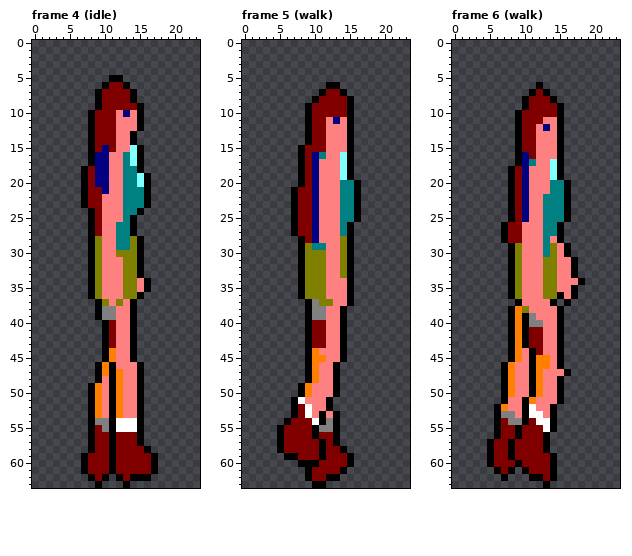
One commit to this pixel-art file: assets/sprites/heroine_cpc_mode0.aseprite. This is how it looked before the edit.
24x64 pixels, 40 frames. Shown: frame 4 (idle), frame 5 (walk), frame 6 (walk). The commit also changed other frames, which this record leaves out.
After the commit:
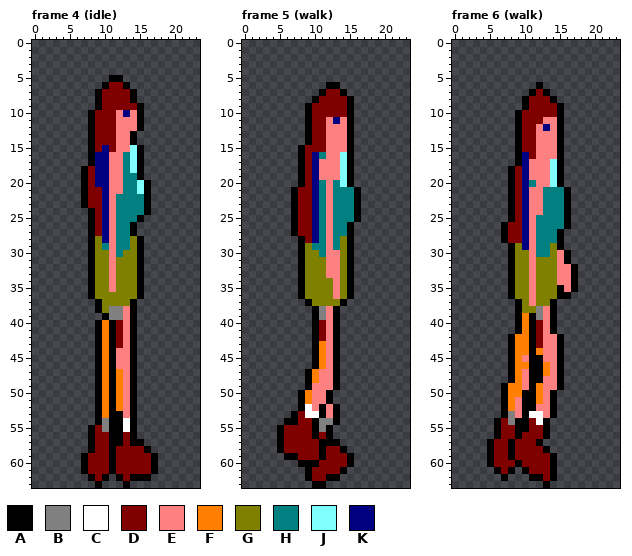
Palette (. is transparent): A #000000  B #808080  C #ffffff  D #800000  E #ff8080  F #ff8000  G #808000  H #008080  J #80ffff  K #000080
Difference:
Frame 4 (idle):
y 18: x 14 H -> J
y 19: x 15..16 JA -> A.
y 21: x 15 H -> J
y 22..23: x 10 E -> K; x 12 E -> H
y 24: x 10 E -> K; x 12 E -> H; x 15..16 A. -> HA
y 25: x 10 E -> K; x 12 E -> H; x 14..15 A. -> HA
y 26..28: x 10 E -> K
y 29: x 10 E -> H
y 30: x 10 E -> G; x 12 G -> H
y 31..33: x 10 E -> G; x 12 E -> G
y 34..35: x 10 E -> G; x 12 E -> G; x 15..16 EA -> A.
y 36: x 10..12 EEE -> GGG
y 37: x 11 E -> G; x 13 E -> G
y 38: x 10 B -> G; x 12 E -> B
y 39: x 9..10 AB -> .A; x 12 E -> B
y 40..43: x 9..12 .ADE -> AFAD
y 44..45: x 9..11 .AF -> AFA
y 46..47: x 14..15 EA -> A.
y 48: x 10 E -> F; x 14..15 EA -> A.
y 49..52: x 8..10 AFE -> .AF; x 14..15 EA -> A.
y 53: x 8..10 AFE -> .AF; x 12 F -> A; x 14..15 EA -> A.
y 54: x 8..9 AB -> .A; x 12 C -> A; x 14..15 CA -> A.
y 55: x 12 C -> A; x 14..15 CA -> A.
y 56: x 12 D -> A; x 14..15 DA -> A.
y 57: x 12 D -> A; x 14 D -> A
Frame 5 (walk):
y 20: x 11 E -> H; x 13..16 EHHA -> HJA.
y 21..28: x 11 E -> H; x 13 E -> H
y 29: x 13 E -> H
y 30: x 11 G -> H
y 34..36: x 12 E -> G; x 14 E -> G
y 37: x 10 B -> G; x 13..15 EEA -> GA.
y 38..39: x 9..10 AB -> .A; x 13..14 EA -> A.
y 40..42: x 9..10 AD -> .A; x 13..14 EA -> A.
y 43: x 9..11 ADD -> .AF; x 13..14 EA -> A.
y 44: x 9..11 AFE -> .AF; x 13..14 EA -> A.
y 45: x 9..10 AF -> .A; x 13..14 EA -> A.
y 46: x 9..11 AFE -> .AF
y 49: x 8..9 AF -> .A
y 50: x 12..13 EA -> A.
y 51: x 7..9 ACE -> .AF
y 52: x 7..8 AD -> .A; x 11..13 EA. -> AEA
y 53: x 10 E -> C
y 54: x 7 D -> A; x 10..11 CA -> AB
y 55: x 12..13 BA -> A.
y 56: x 12..13 DA -> A.
y 57: x 12 D -> A
Frame 6 (walk):
y 17: x 11 H -> E
y 20: x 11 E -> H; x 14..16 HHA -> JA.
y 21: x 13 E -> H
y 25: x 12 E -> H
y 26: x 10 E -> K; x 12 E -> H; x 15..16 A. -> HA
y 27: x 10 E -> K; x 12 E -> H
y 28: x 10 E -> K; x 12 E -> H; x 14 E -> H
y 29: x 10 E -> K; x 12 E -> H; x 15..16 EA -> A.
y 30: x 10 E -> G; x 12 E -> H
y 31: x 10 E -> G; x 12 E -> G; x 16..17 EA -> A.
y 32..33: x 10 E -> G; x 12 E -> G
y 34: x 10 E -> G; x 12 E -> G; x 17..18 EA -> A.
y 35: x 10 E -> G; x 12 E -> G; x 15 E -> A
y 36: x 10 E -> G; x 12 E -> G; x 16..17 EA -> A.
y 37: x 10 E -> G; x 12..13 EE -> GG; x 16 A -> .
y 38: x 8..9 AF -> .A; x 11..12 EE -> GB; x 14..15 EA -> A.
y 39: x 8..12 AFABE -> .AFAB; x 14..15 EA -> A.
y 40: x 8..12 AFABB -> .AFAD; x 14..15 EA -> A.
y 41: x 8..11 AFAD -> .AFA; x 14..15 EA -> A.
y 42..43: x 10..11 AD -> FA
y 44: x 10 E -> F; x 12 D -> F
y 45: x 12..13 FF -> AE
y 46: x 7..10 AFEE -> .AFF; x 12 F -> A
y 47: x 7..9 AFE -> .AF; x 12..13 FE -> AF; x 15..16 EA -> A.
y 48: x 7..9 AFE -> .AF; x 12 F -> A
y 49: x 9 E -> F
y 50: x 9..10 EE -> FA; x 14..15 EA -> A.
y 51: x 8 E -> F; x 11..12 FE -> AF; x 14..15 EA -> A.
y 52: x 6..8 AFE -> .AF; x 11 C -> A
y 53: x 6..7 AB -> .A
y 54: x 9 B -> A; x 13..14 CA -> A.
y 55: x 10 D -> A; x 13..14 CA -> A.
y 57: x 12..13 DA -> A.
Pixel boxes of the changes (left, top, right, bottom) in both pictures:
changed: (88, 166, 151, 446)
changed: (291, 180, 361, 446)
changed: (494, 159, 585, 446)
